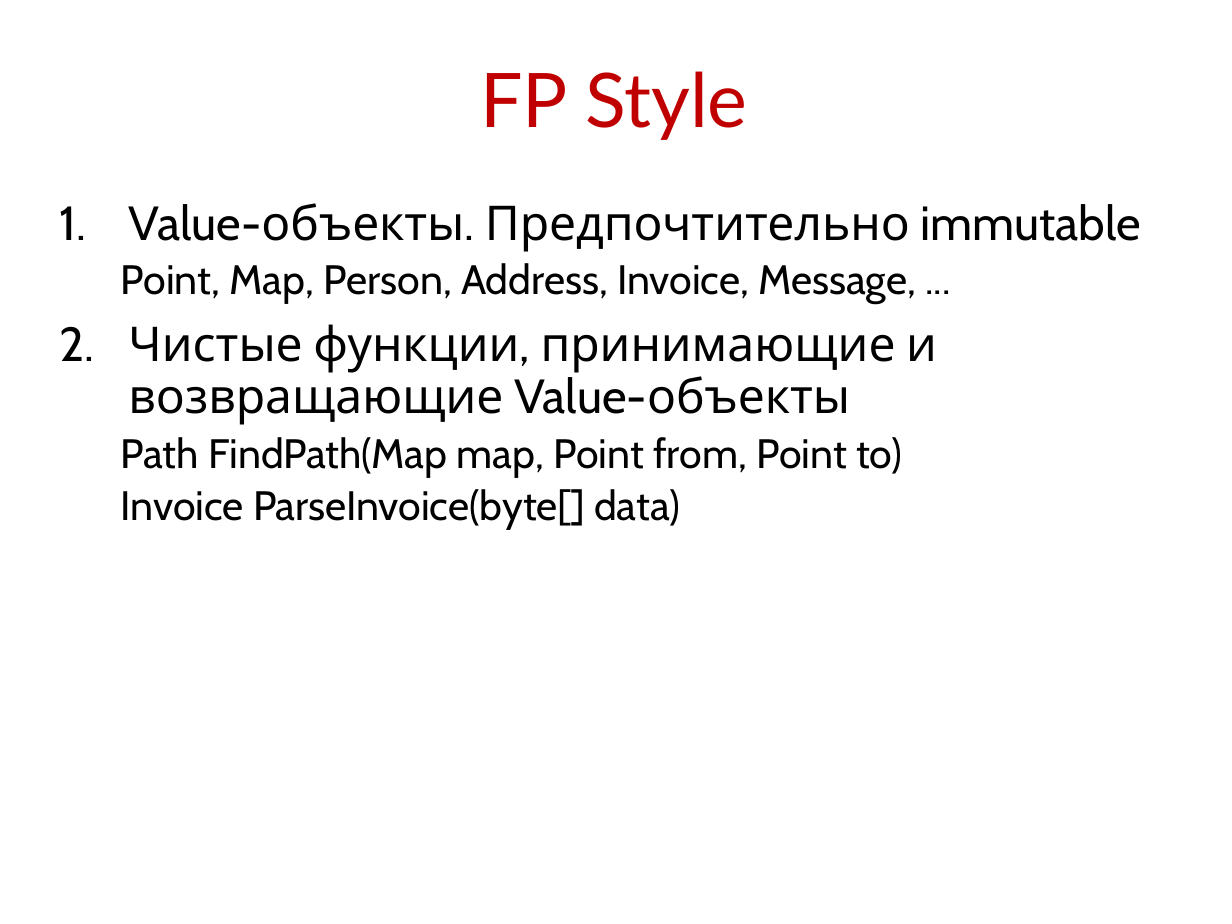
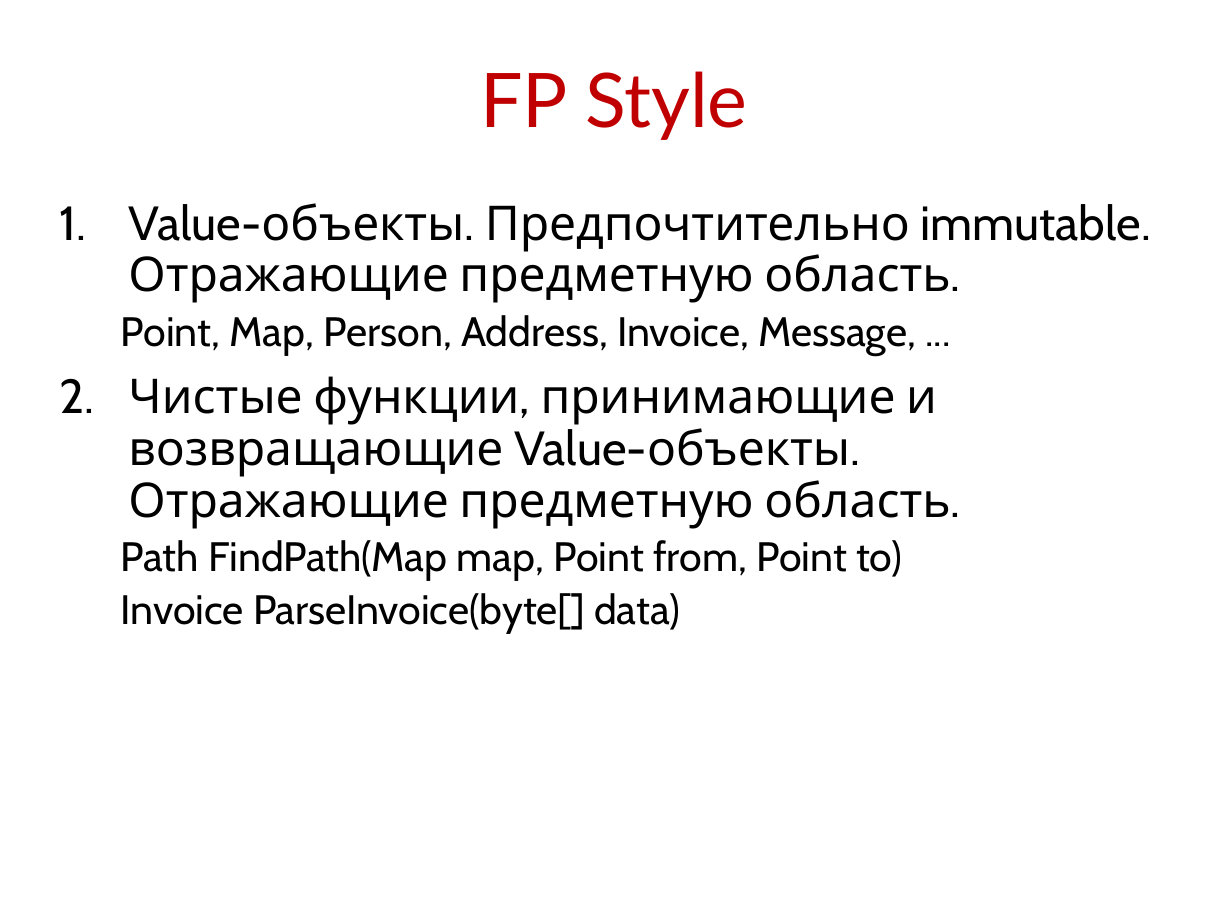
Before and after one commit to qpPyKT79/04-fp, a slide deck: slide 26 of solid-and-fp.pptx. Drawn at 1232x924 pixels with LibreOffice and Linux fonts; fonts in the diff are those of the drawing. Boxes give left, top, right and bottom in pixels: in the first picture for what was removed or moved away, otherwise in the second. Text is boxed around its words. In the diff, an @@ line names an element or a change of style, - is before the commit and + after.

Commit message:
small fixes in slides

```diff
--- a/solid-and-fp.pptx
+++ b/solid-and-fp.pptx
@@ text at [128, 203, 1151, 303]: text changed @@
-1. Value-объекты. Предпочтительно immutable
+1. Value-объекты. Предпочтительно immutable. Отражающие предметную область.
@@ text at [128, 376, 951, 529]: text changed @@
-2. Чистые функции, принимающие и возвращающие Value-объекты
+2. Чистые функции, принимающие и возвращающие Value-объекты.
+   Отражающие предметную область.
```
Also in this commit, not shown: 1 other slide changed, 1 other file.
